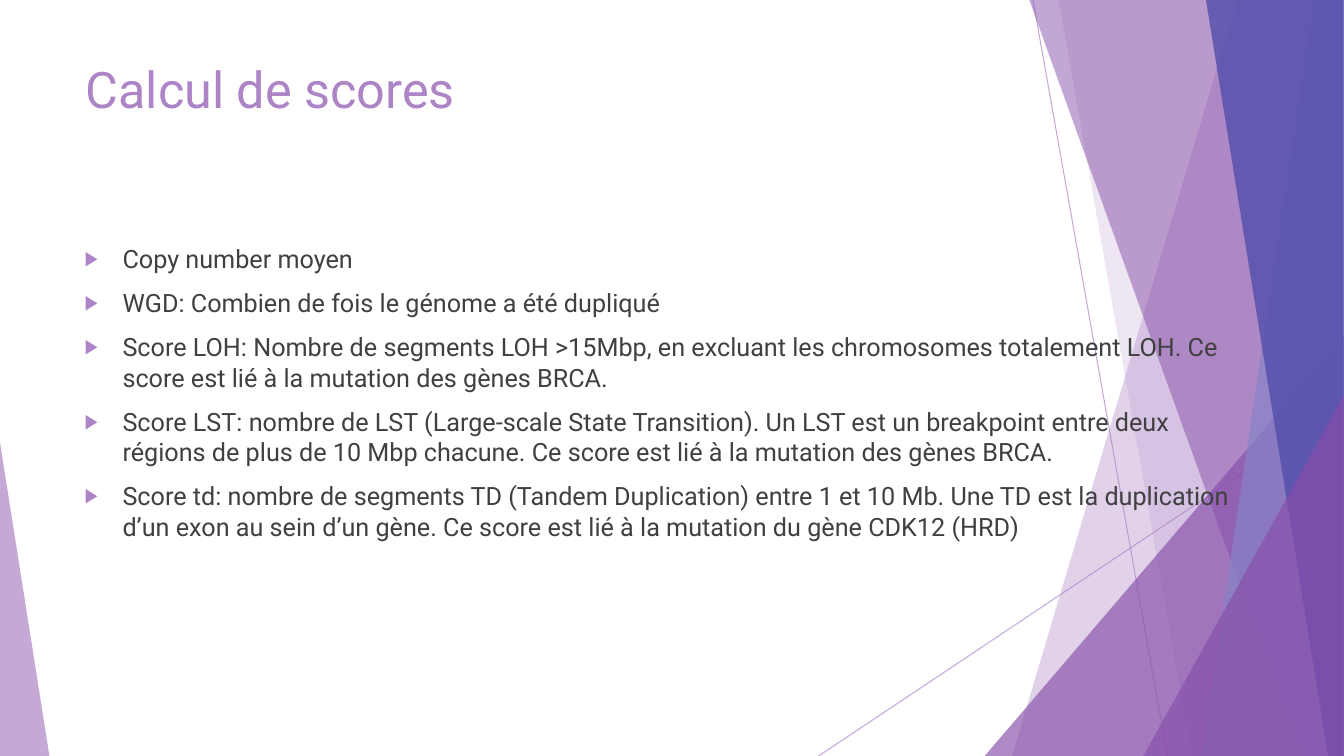
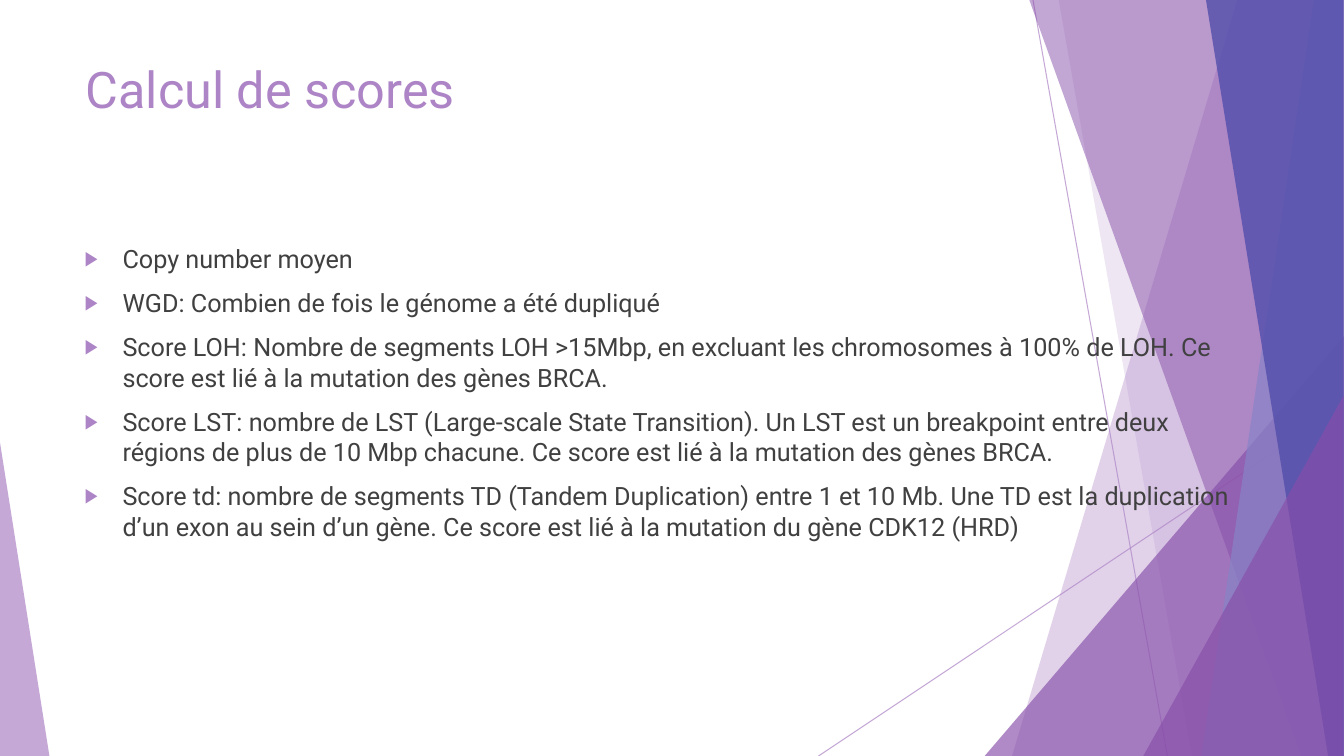
Before and after one commit to Elie-Bordron/DEA-dataviz, a slide deck: slide 17 of docs/docs_I_made/slides/OncoscanR.pptx. Drawn at 1344x756 pixels with LibreOffice and Linux fonts; fonts in the diff are those of the drawing. Boxes give left, top, right and bottom in pixels: in the first picture for what was removed or moved away, otherwise in the second. Text is boxed around its words. In the diff, an @@ line names an element or a change of style, - is before the commit and + after.

```diff
--- a/docs/docs_I_made/slides/OncoscanR.pptx
+++ b/docs/docs_I_made/slides/OncoscanR.pptx
@@ text at (x1=123, y1=334, x2=1211, y2=393): text changed @@
-▶ Score LOH: Nombre de segments LOH >15Mbp, en excluant les chromosomes totalement LOH. Ce score est lié à la mutation des gènes BRCA.
+▶ Score LOH: Nombre de segments LOH >15Mbp, en excluant les chromosomes à 100% de LOH. Ce score est lié à la mutation des gènes BRCA.
```
Also in this commit, not shown: 3 other slides changed, 15 other files.
